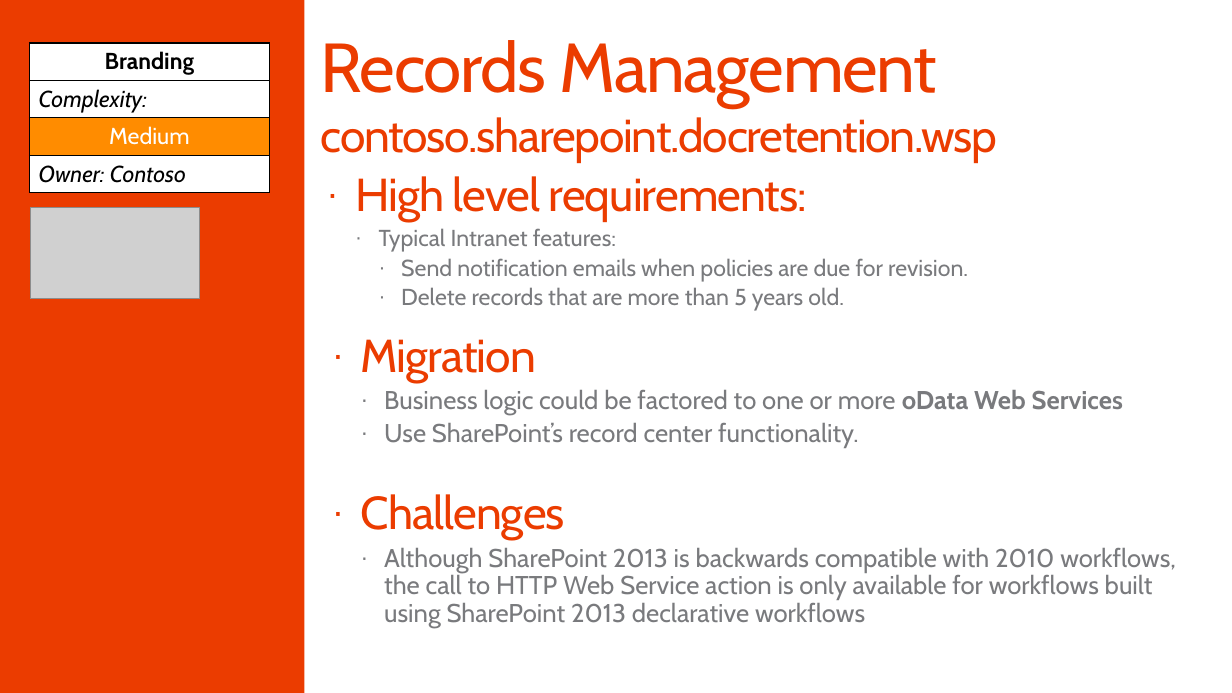
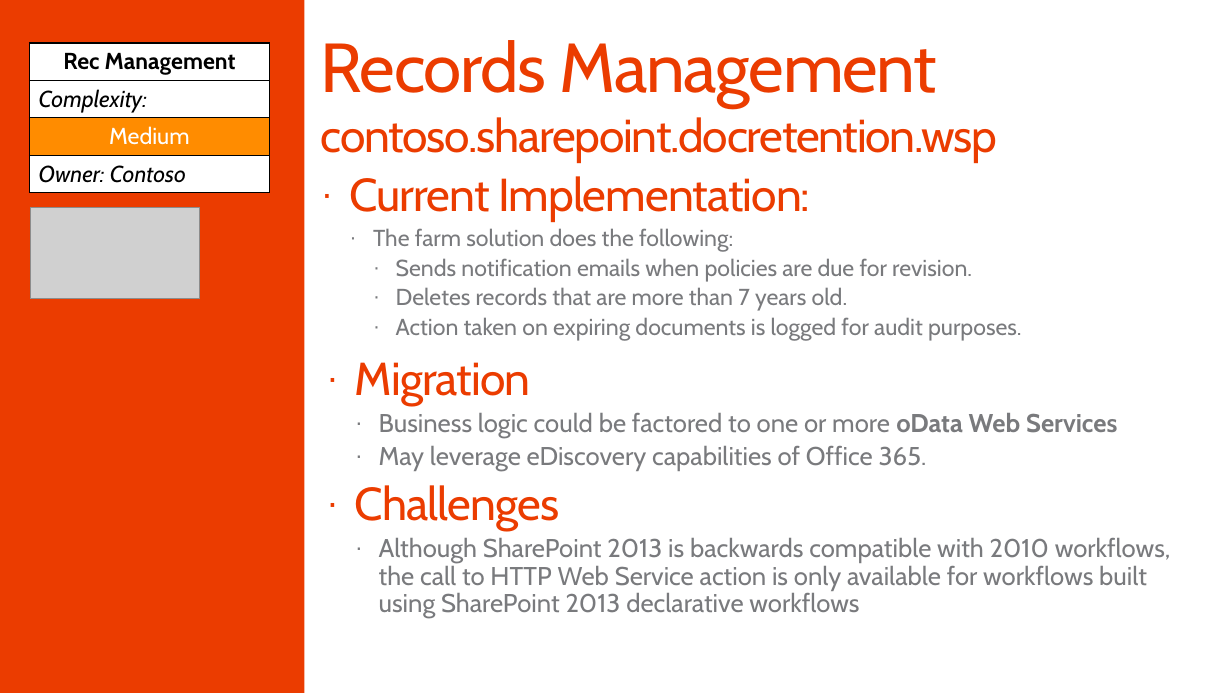
Before and after one commit to SharePoint/PnP-Guidance, a slide deck: slide 25 of PnP Transformation Process/Samples/PnP Transformation - Solution Assessment Report - Contoso.pptx (slide 24 before the commit). Drawn at 1232x693 pixels with LibreOffice and Linux fonts; fonts in the diff are those of the drawing; grey boxes stand for pictures; background and template pictures are left out. Boxes give left, top, right and bottom in pixels: in the first picture for what was removed or moved away, otherwise in the second. Text is boxed around its words. In the diff, an @@ line names an element or a change of style, - is before the commit and + after.

Commit message:
Changes to Assessment ans Solution documents

```diff
--- a/PnP Transformation Process/Samples/PnP Transformation - Solution Assessment Report - Contoso.pptx
+++ b/PnP Transformation Process/Samples/PnP Transformation - Solution Assessment Report - Contoso.pptx
@@ table at [30, 43, 270, 192] @@
-row 1, column 1: Branding
+row 1, column 1: Rec Management
@@ text at [349, 176, 1022, 341]: text changed @@
-· High level requirements:
-  · Typical Intranet features:
-    · Send notification emails when policies are due for revision.
-    · Delete records that are more than 5 years old.
+· Current Implementation:
+  · The farm solution does the following:
+    · Sends notification emails when policies are due for revision.
+    · Deletes records that are more than 7 years old.
+    · Action taken on expiring documents is logged for audit purposes.
@@ text "Migration": place and size @@
-text "Migration" at [361, 339, 1176, 628]
+text "Migration" at [355, 362, 1171, 618]
@@ text at [379, 446, 927, 471]: text changed @@
-  · Use SharePoint’s record center functionality.
+  · May leverage eDiscovery capabilities of Office 365.
```
Also in this commit, not shown: 8 other slides changed, 3 other files.
